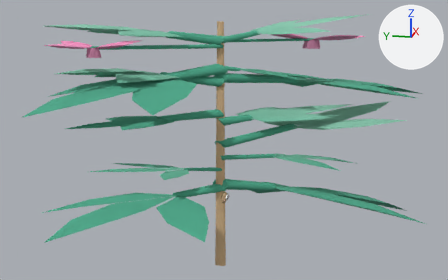
Before and after pictures for a commit that changed the glTF model web-forest/public/model/species/cosmos-sulphureus.glb.
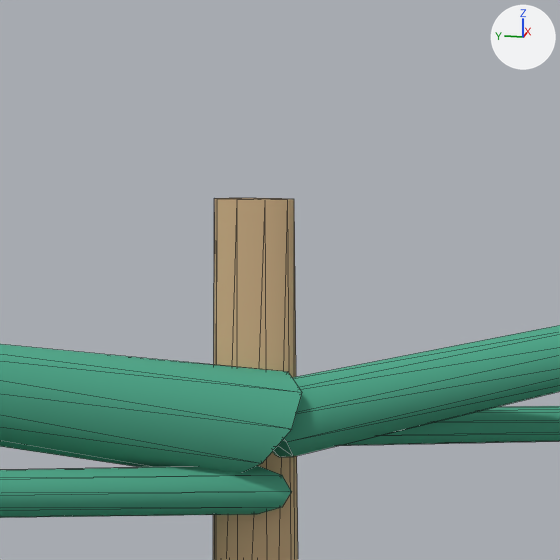
The first picture shows the older version from a 50 mm lens placed at (-1.176, -0.235, 0.563), pointed at (0.003, 0.001, 0.268). The close-ups show the older and then the newer version on the part from 44% to 55% of the width and 2% to 19% of the height of that picture. Only the edits that show in the close-ups are written down. The axes (+X, +Y, +Z) are drawn at upper right. The lights are the same throughout. The close-ups show mesh edges as thin lines. Where no turn or scale is listed for an object, it has been applied to the vertices. Vertices at exactly the same position are counted once.

The first close-up shows 'p12', 'p13', 'p14', 'p15', 'stem'.
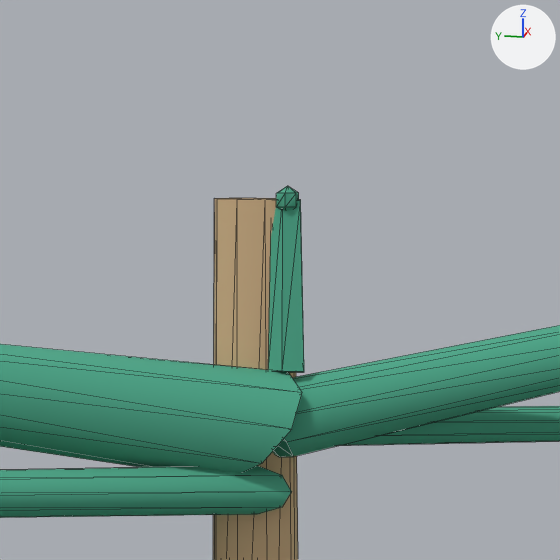
Where the change shows, as pixel boxes [x1, y1, x2, y2] in the close-ups (560 x 560 px):
'p14', reshaped
    before: [0, 344, 302, 473]
    after: [0, 186, 304, 473]
part 1 of me_mesh_14, added (green)
    after: [276, 186, 299, 211]
part 2 of me_mesh_14, added (green)
    after: [268, 200, 304, 372]

The change, as a list of edits to the scene's bpy script:
```text
Change me_mesh_14:
    used by ob_p14; location = (-0.002, 0.0075, 0.464)
    remove me_mesh_14.from_pydata(...)  # 48 vertices, 84 faces; spans x -0.077..0.024, y -0.01..0.35, z -0.009..0.03
    add me_mesh_14.from_pydata(...)  # 73 vertices, 128 faces; spans x -0.077..0.024, y -0.01..0.35, z -0.009..0.038
    me_mesh_14 part 1: a new loose piece, a UV sphere (6 segments, 3 rings, poles along z) spanning x 0.0003..0.0041, y -0.0075..-0.0041, z 0.0337..0.0381, in mat_flat
    me_mesh_14 part 2
    11 vertices are added at x -0.001..0.003, y -0.009..-0.003, z 0.009..0.036
    20 new faces join them
```
